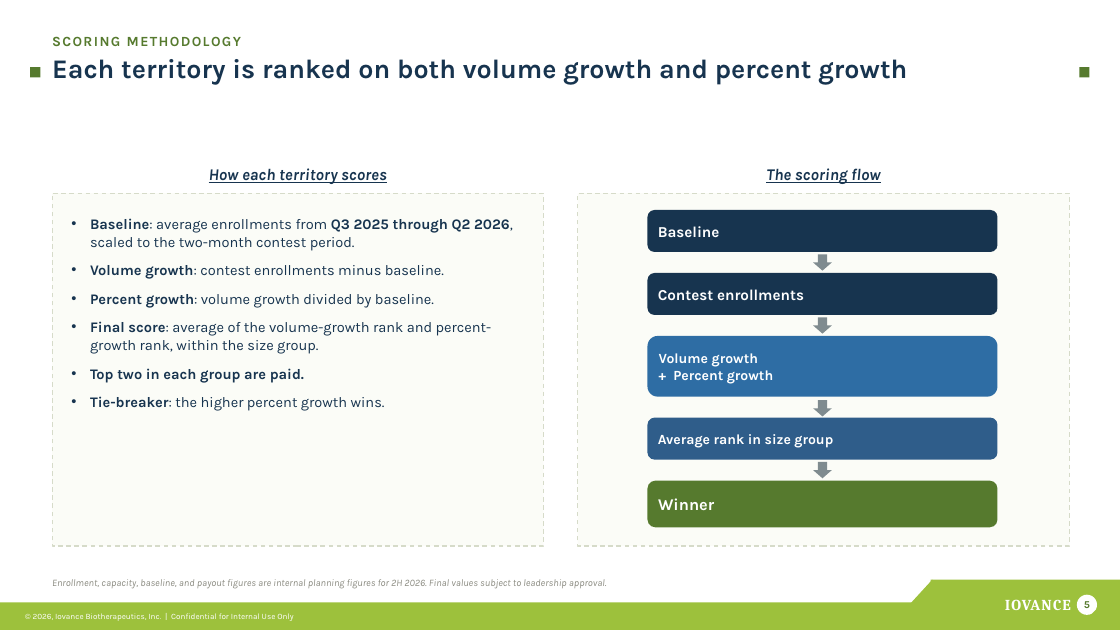
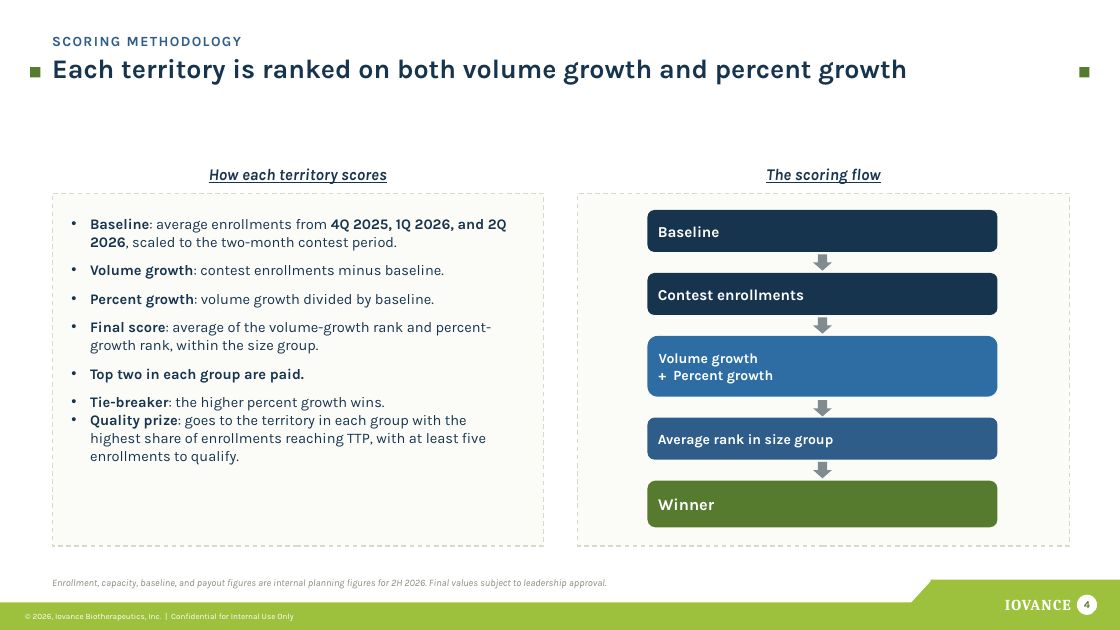
Before and after one commit to Mrnidhi/temp, a slide deck: slide 4 of 3Q Enrollment Contest - Pitch Deck_v2.pptx (slide 5 before the commit). Drawn at 1120x630 pixels with LibreOffice and Linux fonts; fonts in the diff are those of the drawing. Boxes give left, top, right and bottom in pixels: in the first picture for what was removed or moved away, otherwise in the second. Text is boxed around its words. In the diff, an @@ line names an element or a change of style, - is before the commit and + after.

Commit message:
Compress contest deck to 7 slides for the pitch
Cuts Design Principles and Operating Model (post-approval ops content,
not pitch material), adds the 24-territory baseline table, fixes
tier/quarter-notation/quality-prize inconsistencies, and drops the
older non-v2 build.

```diff
--- a/3Q Enrollment Contest - Pitch Deck_v2.pptx
+++ b/3Q Enrollment Contest - Pitch Deck_v2.pptx
@@ text "SCORING METHODOLOGY" at (127, 36, 241, 46): text colour #567A2E to #2F5D8A @@
@@ text at (90, 218, 507, 251): text changed @@
-• Baseline: average enrollments from Q3 2025 through Q2 2026, scaled to the two-month contest period.
+• Baseline: average enrollments from 4Q 2025, 1Q 2026, and 2Q 2026, scaled to the two-month contest period.
@@ text at (90, 414, 486, 465): paragraph added @@
+• Quality prize: goes to the territory in each group with the highest share of enrollments reaching TTP, with at least five enrollments to qualify.
@@ text at (1084, 601, 1090, 608): text changed @@
-5
+4
```
Also in this commit, not shown: 5 other slides changed, 1 slide added, 4 slides removed, 4 other files.
